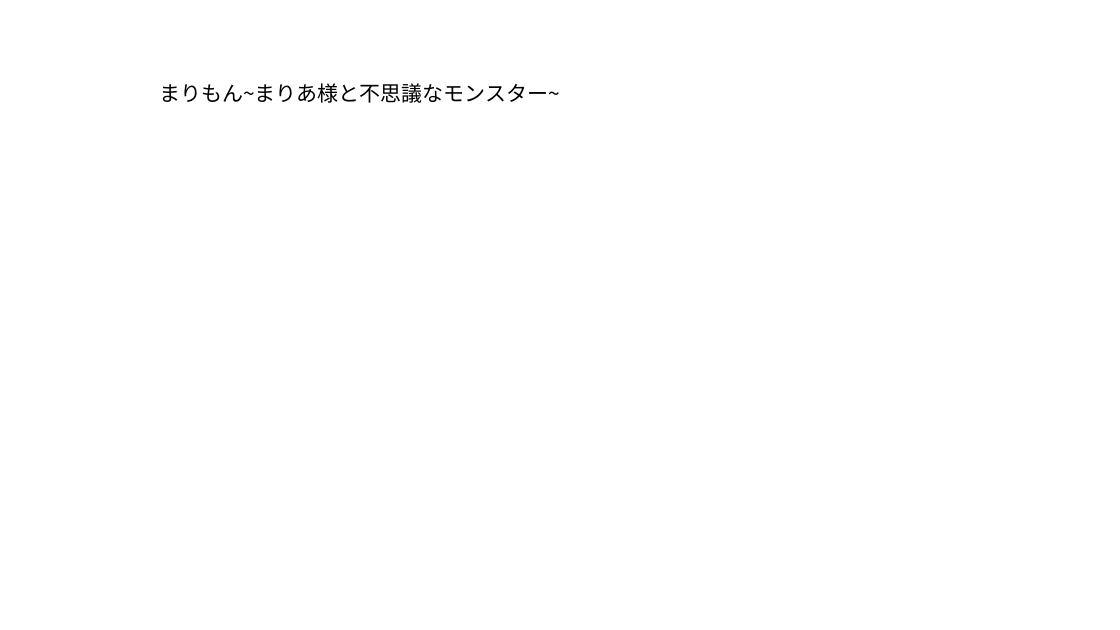
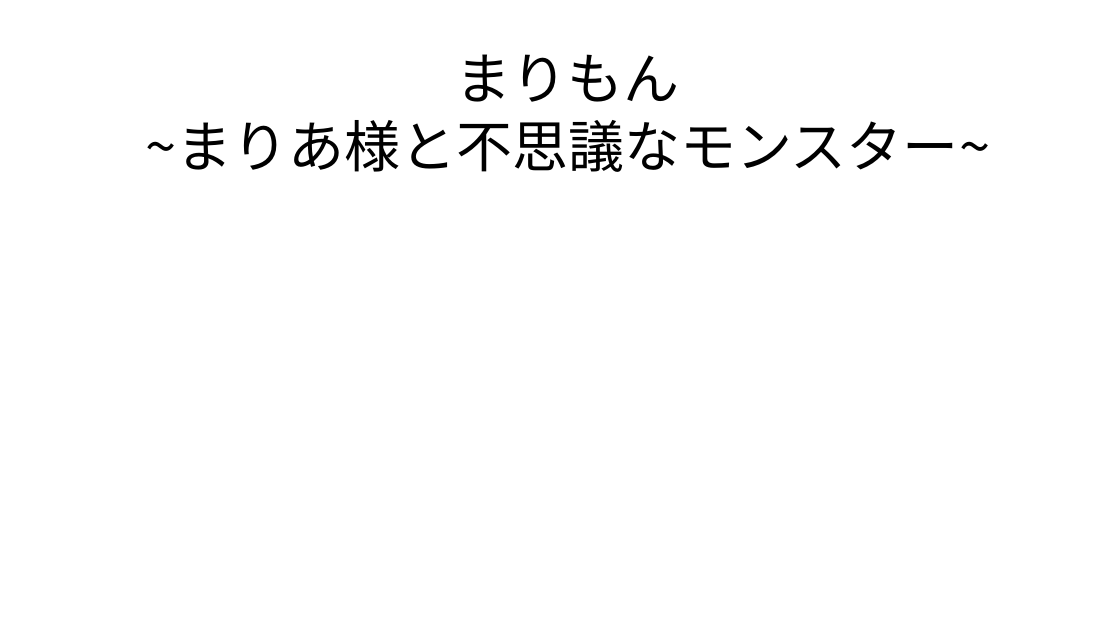
Before and after one commit to motineko-saka/2026_Winter_Game, a slide deck: slide 1 of 資料/ゲーム企画書_4GA3_遠藤直樹.pptx. Drawn at 1120x630 pixels with LibreOffice and Linux fonts; fonts in the diff are those of the drawing. Boxes give left, top, right and bottom in pixels: in the first picture for what was removed or moved away, otherwise in the second. Text is boxed around its words. In the diff, an @@ line names an element or a change of style, - is before the commit and + after.

```diff
--- a/資料/ゲーム企画書_4GA3_遠藤直樹.pptx
+++ b/資料/ゲーム企画書_4GA3_遠藤直樹.pptx
@@ text at bbox=[145, 54, 990, 172]: text changed; size 18 to 48 pt @@
-まりもん~まりあ様と不思議なモンスター~
+まりもん
+~まりあ様と不思議なモンスター~
```
Also in this commit, not shown: 2 other files.
